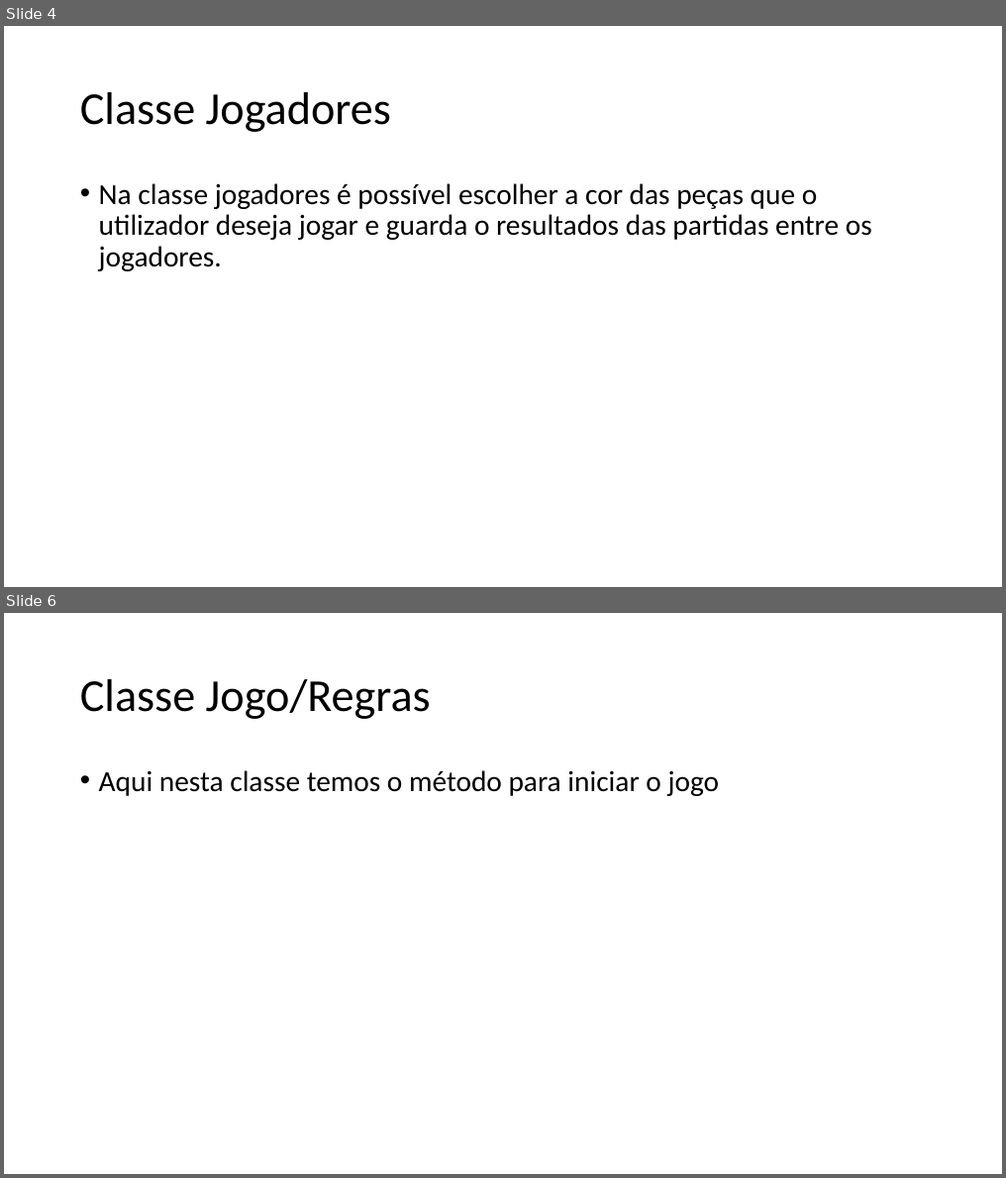
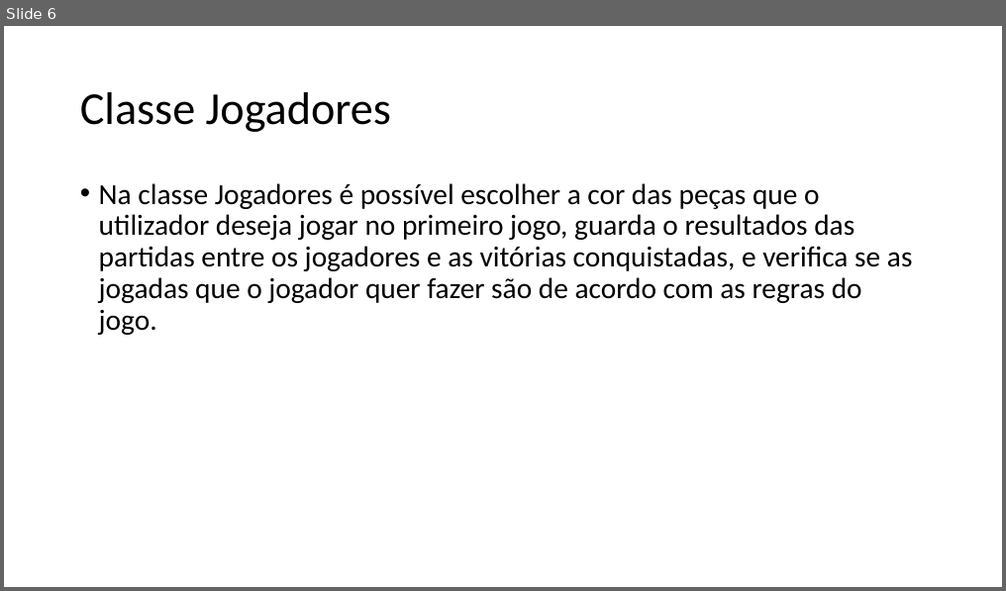
Before and after one commit to wolfmanPires/LDP, a slide deck: Damas.pptx. Shown one above the other, each under a label of ours: slides 4 and 6 before the commit, slide 6 after it; the slides between them are not shown. The pictures are 1006x1178 and 1006x591 pixels, drawn with LibreOffice and Linux fonts; fonts in the diff are those of the drawing. Boxes give left, top, right and bottom in pixels: in the first picture for what was removed or moved away, otherwise in the second. Text is boxed around its words. In the diff, an @@ line names an element or a change of style, - is before the commit and + after.

```diff
--- a/Damas.pptx
+++ b/Damas.pptx
@@ slide 6 removed at bbox=[4, 613, 1002, 1174], background #FFFFFF @@
@@ title removed at bbox=[80, 679, 431, 719] @@
-Classe Jogo/Regras
@@ text removed at bbox=[99, 770, 720, 796] @@
-• Aqui nesta classe temos o método para iniciar o jogo
@@ what was slide 4 is now slide 6 @@
@@ slide 6 changed as well @@
@@ text at bbox=[99, 183, 913, 335]: text changed @@
-• Na classe jogadores é possível escolher a cor das peças que o utilizador deseja jogar e guarda o resultados das partidas entre os jogadores.
+• Na classe Jogadores é possível escolher a cor das peças que o utilizador deseja jogar no primeiro jogo, guarda o resultados das partidas entre os jogadores e as vitórias conquistadas, e verifica se as jogadas que o jogador quer fazer são de acordo com as regras do jogo.
```
Also in this commit, not shown: 4 other slides changed, 1 slide added.
